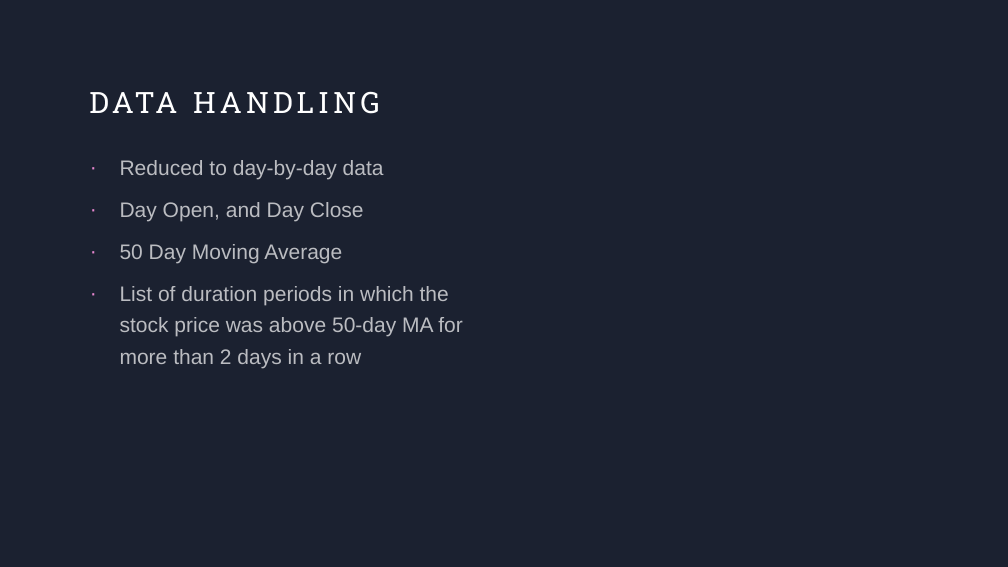
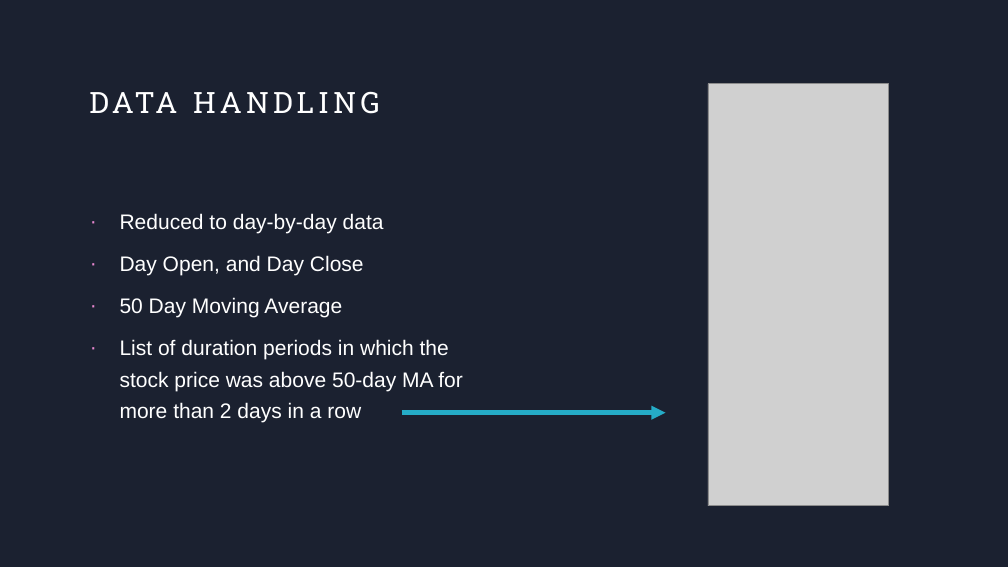
Before and after one commit to rstuder9090/Fall2022_Stat605_Group1_Project, a slide deck: slide 3 of Group1_Nifty500_Presentation.pptx. Drawn at 1008x567 pixels with LibreOffice and Linux fonts; fonts in the diff are those of the drawing; grey boxes stand for pictures. Boxes give left, top, right and bottom in pixels: in the first picture for what was removed or moved away, otherwise in the second. Text is boxed around its words. In the diff, an @@ line names an element or a change of style, - is before the commit and + after.

```diff
--- a/Group1_Nifty500_Presentation.pptx
+++ b/Group1_Nifty500_Presentation.pptx
@@ picture added at (708, 84, 889, 506) @@
@@ text "Reduced to day-by-day data" at (120, 213, 463, 423): text colour #FFFFFF at 70% opacity to #FFFFFF; vertical alignment top to middle @@
@@ arrow added from (402, 413) to (665, 413), #25ACC7 4.5 pt @@
```
Also in this commit, not shown: 3 other slides changed, 1 slide added.
